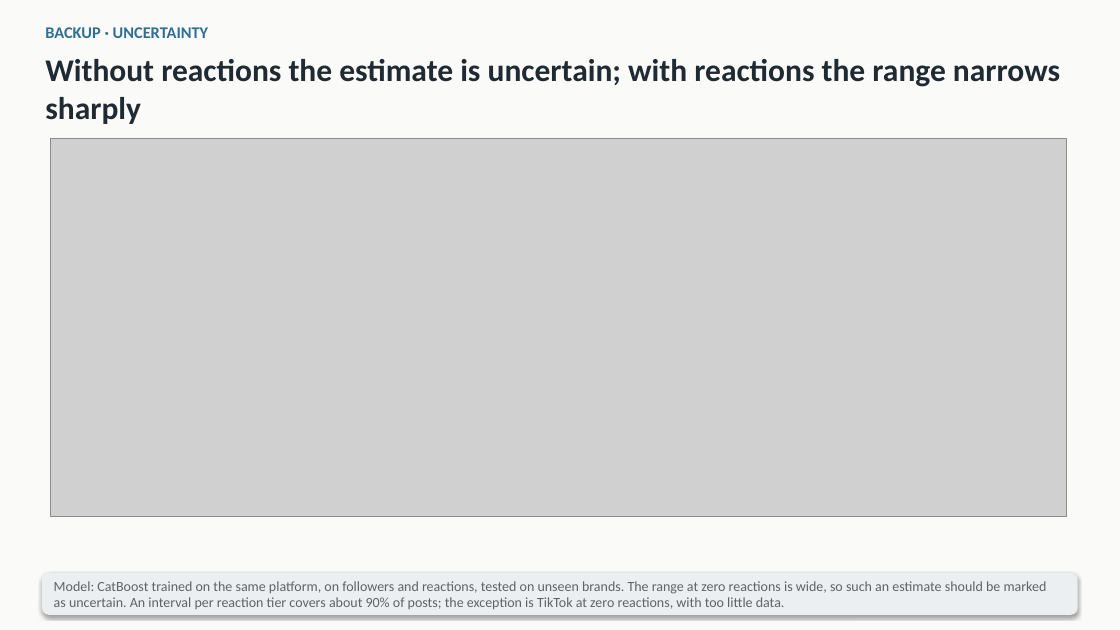
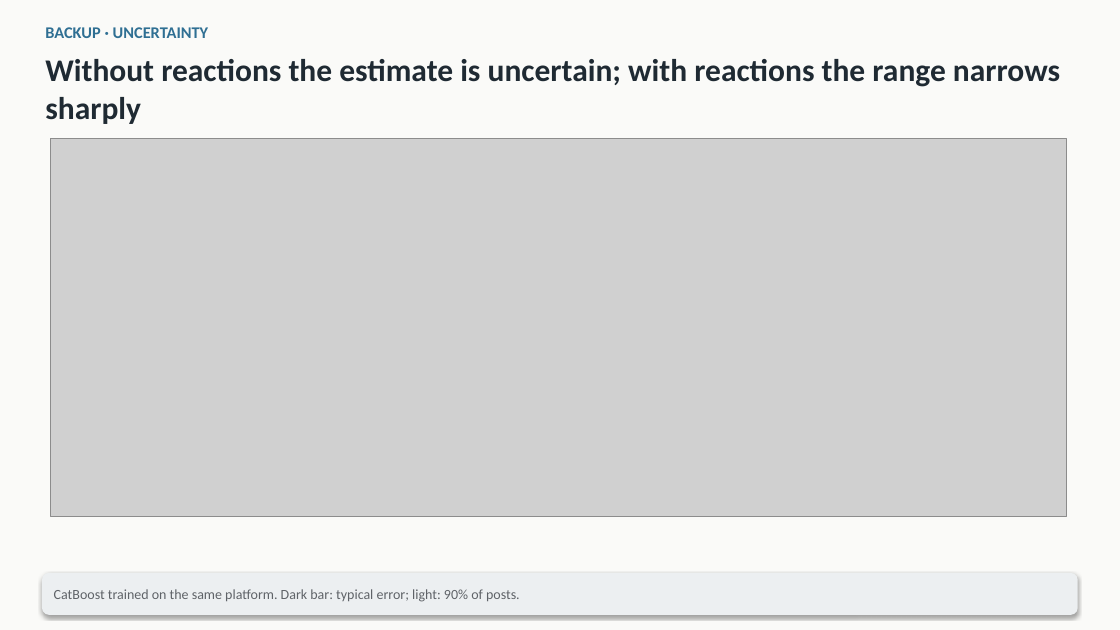
Before and after one commit to mikolaj-olesinski/Digital-Media-Analysis-PWR, a slide deck: slide 5 of pitchdeck/class_en.pptx. Drawn at 1120x630 pixels with LibreOffice and Linux fonts; fonts in the diff are those of the drawing; grey boxes stand for pictures. Boxes give left, top, right and bottom in pixels: in the first picture for what was removed or moved away, otherwise in the second. Text is boxed around its words. In the diff, an @@ line names an element or a change of style, - is before the commit and + after.

Commit message:
Register all experiments and label brands by industry in the text graph (#4)

```diff
--- a/pitchdeck/class_en.pptx
+++ b/pitchdeck/class_en.pptx
@@ text at [54, 589, 520, 602]: text changed @@
-Model: CatBoost trained on the same platform, on followers and reactions, tested on unseen brands. The range at zero reactions is wide, so such an estimate should be marked as uncertain. An interval per reaction tier covers about 90% of posts; the exception is TikTok at zero reactions, with too little data.
+CatBoost trained on the same platform. Dark bar: typical error; light: 90% of posts.
```
Also in this commit, not shown: 4 other slides changed, 16 other files.
